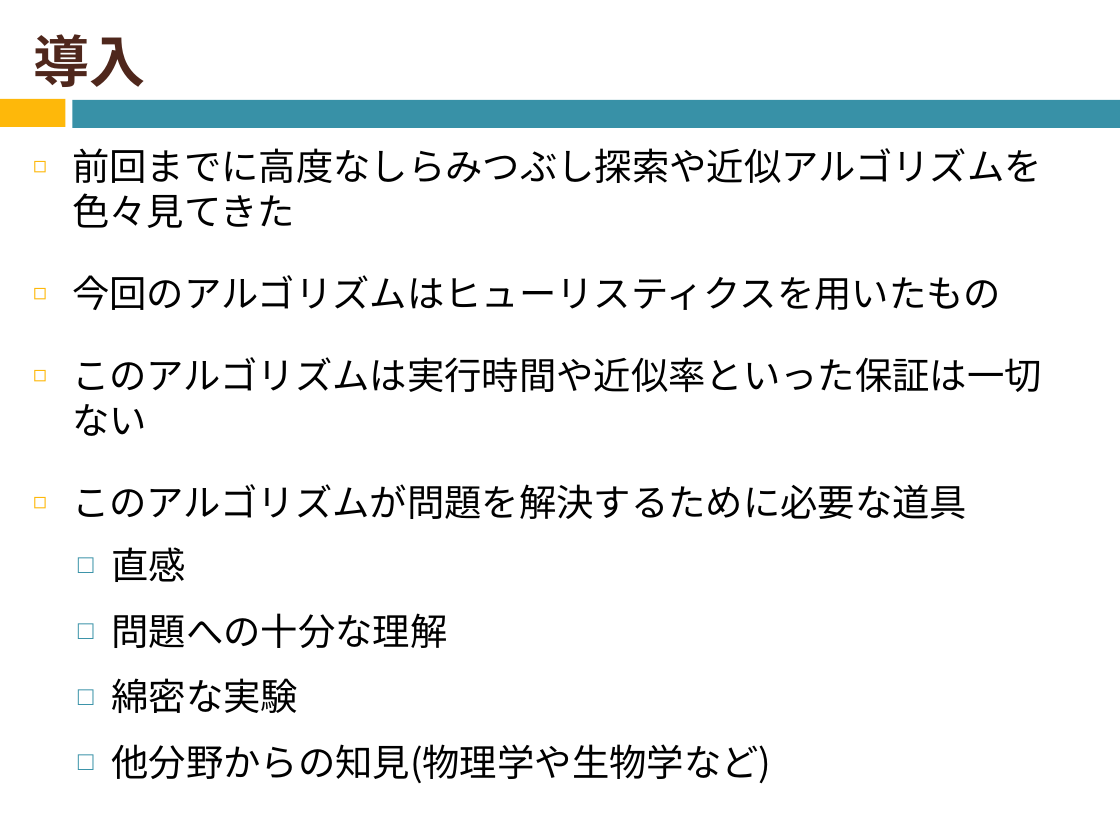
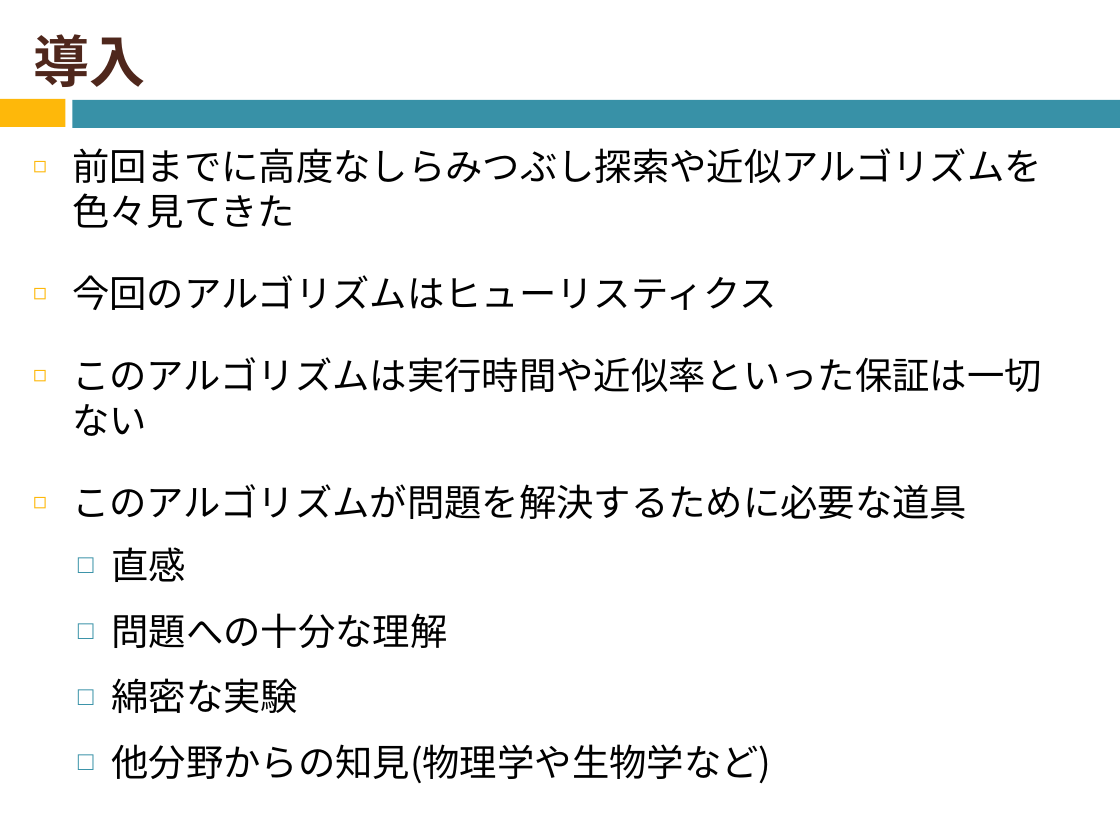
Before and after one commit to naruse-takamasa/seminar, a slide deck: slide 3 of slide/CopingWithNPCompleteness2.potx. Drawn at 1120x840 pixels with LibreOffice and Linux fonts; fonts in the diff are those of the drawing. Boxes give left, top, right and bottom in pixels: in the first picture for what was removed or moved away, otherwise in the second. Text is boxed around its words. In the diff, an @@ line names an element or a change of style, - is before the commit and + after.

```diff
--- a/slide/CopingWithNPCompleteness2.potx
+++ b/slide/CopingWithNPCompleteness2.potx
@@ text at (x1=72, y1=275, x2=777, y2=310): text changed @@
-◻ 今回のアルゴリズムはヒューリスティクスを用いたもの
+◻ 今回のアルゴリズムはヒューリスティクス
```
Also in this commit, not shown: 5 other slides changed.
